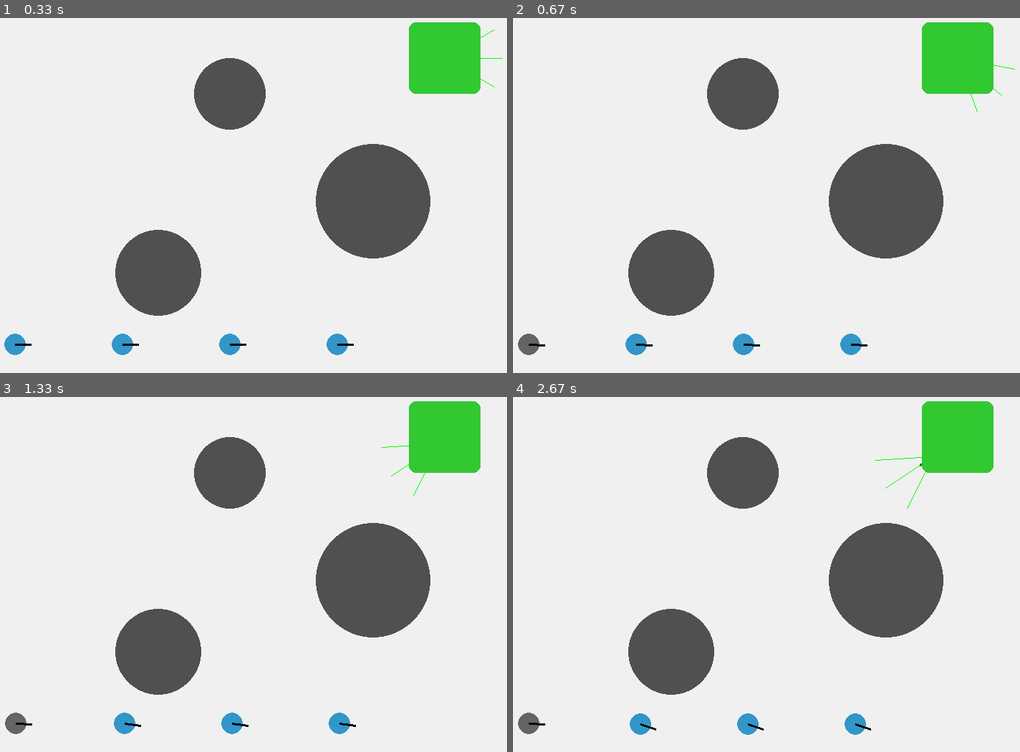
Above: before the commit, frames 1-4 (two rows, left to right).
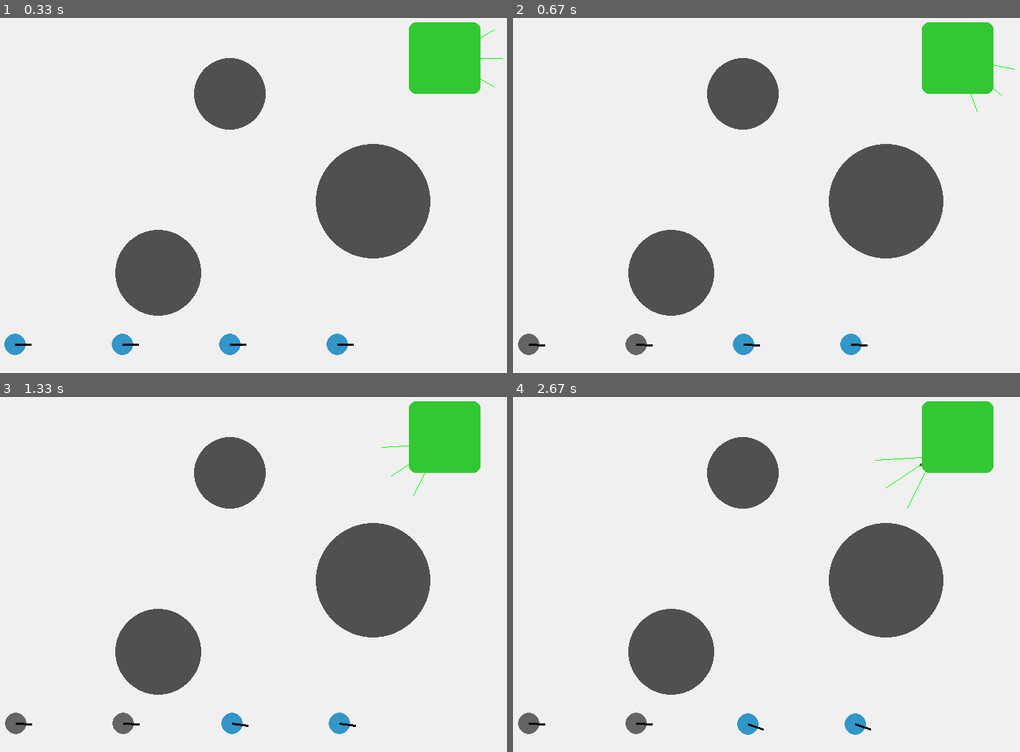
Above: after the commit, the same moments.

Repository: cyrileoppo/Robotique--copposite-mtarrab
Game: pygame game, started from projet_fil_rouge/clinique/__main__.py
The game is run twice, just before and just after one commit, with the same random seed, the same clock (stepped at 60 frames per second) and the same inputs.
Inputs:
- Up to frame 1 (0.33 s): no input
- Up to frame 2 (0.67 s): no input
- Up to frame 3 (1.33 s): no input
- Up to frame 4 (2.67 s): no input

Frame 1 is identical in both runs. In frame 2, 0.2% of the frame differs, in the area x 22-27%, y 88-95%; in frame 3, 0.2%; in frame 4, 0.3%, in the area x 22-29%, y 88-96%.

Commit message:
Feat: Optimisation du voyageur de commerce

Diff:
--- a/projet_fil_rouge/clinique/__main__.py
+++ b/projet_fil_rouge/clinique/__main__.py
@@ -2,6 +2,7 @@
 import logging
 import pygame
 import math
+import itertools
 
 from .logging_config import setup_logger
 from .modele.environnement import Environnement
@@ -11,31 +12,25 @@
 from .controleur.strategies import Navigator, GoalAndAvoidStrategy
 
 def parse_args():
-    """Gère les arguments en ligne de commande."""
+    """Gère les arguments en ligne de commande [cite: 35-46]."""
     parser = argparse.ArgumentParser(description="Simulation de la Clinique des Robots")
     parser.add_argument("--debug", action="store_true", help="Active les logs de niveau DEBUG")
     parser.add_argument("--nb-robots", type=int, default=4, help="Nombre de robots standards")
     return parser.parse_args()
 
 def algorithme_sac_a_dos(robots_en_panne, capacite_max):
-    """
-    Algorithme de programmation dynamique pour le problème du Sac à Dos.
-    Objectif : Maximiser le nombre de robots sauvés sans dépasser la capacité max.
-    """
+    """Algorithme de programmation dynamique pour le problème du Sac à Dos."""
     n = len(robots_en_panne)
-    # Matrice DP : dp[i][w] stocke le maximum de robots qu'on peut sauver
     dp = [[0] * (capacite_max + 1) for _ in range(n + 1)]
 
     for i in range(1, n + 1):
         poids = robots_en_panne[i-1].poids
         for w in range(capacite_max + 1):
             if poids <= w:
-                # On choisit le max entre "ne pas prendre ce robot" et "prendre ce robot"
                 dp[i][w] = max(dp[i-1][w], dp[i-1][w-poids] + 1)
             else:
                 dp[i][w] = dp[i-1][w]
 
-    # Backtracking pour retrouver exactement quels robots ont été sélectionnés
     selection = []
     w = capacite_max
     for i in range(n, 0, -1):
@@ -44,6 +39,36 @@
             w -= robots_en_panne[i-1].poids
 
     return selection
+
+def optimiser_trajet_tsp(base_x, base_y, robots_selectionnes):
+    """
+    Algorithme du Voyageur de Commerce (Brute-force pour petit N).
+    Trouve l'ordre de visite qui minimise la distance: Base -> R1 -> R2 -> ... -> Base.
+    """
+    if not robots_selectionnes:
+        return []
+
+    meilleur_trajet = None
+    distance_min = float('inf')
+
+    # On teste toutes les combinaisons possibles d'ordre de visite
+    for permutation in itertools.permutations(robots_selectionnes):
+        dist_totale = 0.0
+        pos_actuelle = (base_x, base_y)
+
+        # Calcul de la distance pour cette permutation
+        for robot in permutation:
+            dist_totale += math.hypot(robot.x - pos_actuelle[0], robot.y - pos_actuelle[1])
+            pos_actuelle = (robot.x, robot.y)
+
+        # Ajout du retour à la base
+        dist_totale += math.hypot(base_x - pos_actuelle[0], base_y - pos_actuelle[1])
+
+        if dist_totale < distance_min:
+            distance_min = dist_totale
+            meilleur_trajet = list(permutation)
+
+    return meilleur_trajet
 
 def main():
     args = parse_args()
@@ -62,8 +87,6 @@
     ambulance.moteur.v_max = 5.0
     ambulance.moteur.a_max = 1.5
     ambulance.moteur.frottement = 0.05
-
-    # Nouvelles propriétés pour gérer plusieurs robots
     ambulance.capacite_max = 50
     ambulance.robots_charges = []
     ambulance.plan_sauvetage = []
@@ -74,13 +97,11 @@
     env.ajouter_obstacle(ObstacleCercle(x=600, y=300, rayon=80))
     env.ajouter_obstacle(ObstacleCercle(x=300, y=400, rayon=60))
 
-    # Création des robots avec des poids différents pour tester le sac à dos
     poids_test = [15, 20, 30, 25, 10]
     for i in range(args.nb_robots):
         poids = poids_test[i % len(poids_test)]
         robot = RobotStandard(f"R-{i+1}", x=100 + i*150, y=500, poids=poids)
-        # Probabilité augmentée pour avoir plusieurs pannes en même temps
-        robot.probabilite_panne = 0.0005
+        robot.probabilite_panne = 0.005
         env.ajouter_robot(robot)
 
     # ==========================================
@@ -106,35 +127,26 @@
             if isinstance(robot, RobotStandard):
                 robot.mettre_a_jour_etat()
 
-        # b) Machine à états avec Sac à Dos
+        # b) Machine à états de l'ambulance
         charge_actuelle = sum(r.poids for r in ambulance.robots_charges)
 
-        # SI l'ambulance a un plan de sauvetage en cours...
         if ambulance.plan_sauvetage:
             cible = ambulance.plan_sauvetage[0]
-
-            # Vérification de sécurité (au cas où la cible aurait un bug)
             if cible in env.robots:
                 dist_robot = math.hypot(ambulance.x - cible.x, ambulance.y - cible.y)
-
                 if dist_robot < 30.0:
-                    # On charge le robot !
                     ambulance.robots_charges.append(cible)
                     env.robots.remove(cible)
-                    ambulance.plan_sauvetage.pop(0) # On le retire de la liste des courses
-                    logger.info(f"Chargement de {cible.id} ({cible.poids} kg). Charge: {charge_actuelle + cible.poids}/{ambulance.capacite_max}")
+                    ambulance.plan_sauvetage.pop(0)
+                    logger.info(f"Chargement de {cible.id}. Charge: {charge_actuelle + cible.poids}/{ambulance.capacite_max}")
                 else:
                     strategy_evitement_et_ciblage.set_cible(cible.x, cible.y)
             else:
                 ambulance.plan_sauvetage.pop(0)
-
-        # SI l'ambulance n'a pas (ou plus) de plan...
         else:
             if ambulance.robots_charges:
-                # Elle est pleine ou a fini sa liste, elle rentre !
                 strategy_evitement_et_ciblage.set_cible(BASE_X, BASE_Y)
                 dist_base = math.hypot(ambulance.x - BASE_X, ambulance.y - BASE_Y)
-
                 if dist_base < 30.0:
                     for repare in ambulance.robots_charges:
                         repare.en_panne = False
@@ -143,26 +155,23 @@
                     logger.info(f"Base atteinte ! {len(ambulance.robots_charges)} robot(s) réparé(s).")
                     ambulance.robots_charges.clear()
             else:
-                # Elle est vide et à la base, elle analyse la carte
                 robots_en_panne = [r for r in env.robots if isinstance(r, RobotStandard) and r.en_panne]
+                if robots_en_panne:
+                    # 1. Sélection (Sac à dos)
+                    selection = algorithme_sac_a_dos(robots_en_panne, ambulance.capacite_max)
+                    # 2. Optimisation du trajet (TSP)
+                    ambulance.plan_sauvetage = optimiser_trajet_tsp(BASE_X, BASE_Y, selection)
 
-                if robots_en_panne:
-                    # LE SAC À DOS EN ACTION
-                    selection = algorithme_sac_a_dos(robots_en_panne, ambulance.capacite_max)
-                    ambulance.plan_sauvetage = selection
-
-                    ids_selectionnes = [r.id for r in selection]
-                    poids_total = sum(r.poids for r in selection)
-                    logger.info(f"Nouvelle mission ! Le sac à dos a sélectionné : {ids_selectionnes} (Total: {poids_total} kg)")
+                    ids_selectionnes = [r.id for r in ambulance.plan_sauvetage]
+                    logger.info(f"Mission optiisée (TSP) ! Ordre de ramassage : {ids_selectionnes}")
                 else:
-                    # Rien à faire, attente à la base
                     dist_base = math.hypot(ambulance.x - BASE_X, ambulance.y - BASE_Y)
                     if dist_base > 20.0:
                         strategy_evitement_et_ciblage.set_cible(BASE_X, BASE_Y)
                     else:
                         strategy_evitement_et_ciblage.set_cible(None, None)
 
-        # c) Lecture des capteurs et Stratégie
+        # c) Lecture des capteurs et Stratégie [cite: 746-753, 804]
         mesures = ambulance.capteur.read(env)
         v_cmd, omega_cmd = strategy_evitement_et_ciblage.compute_command(mesures, ambulance.x, ambulance.y, ambulance.theta)
         if v_cmd > 0: v_cmd = 4.0
Not shown, changed: robot.log
